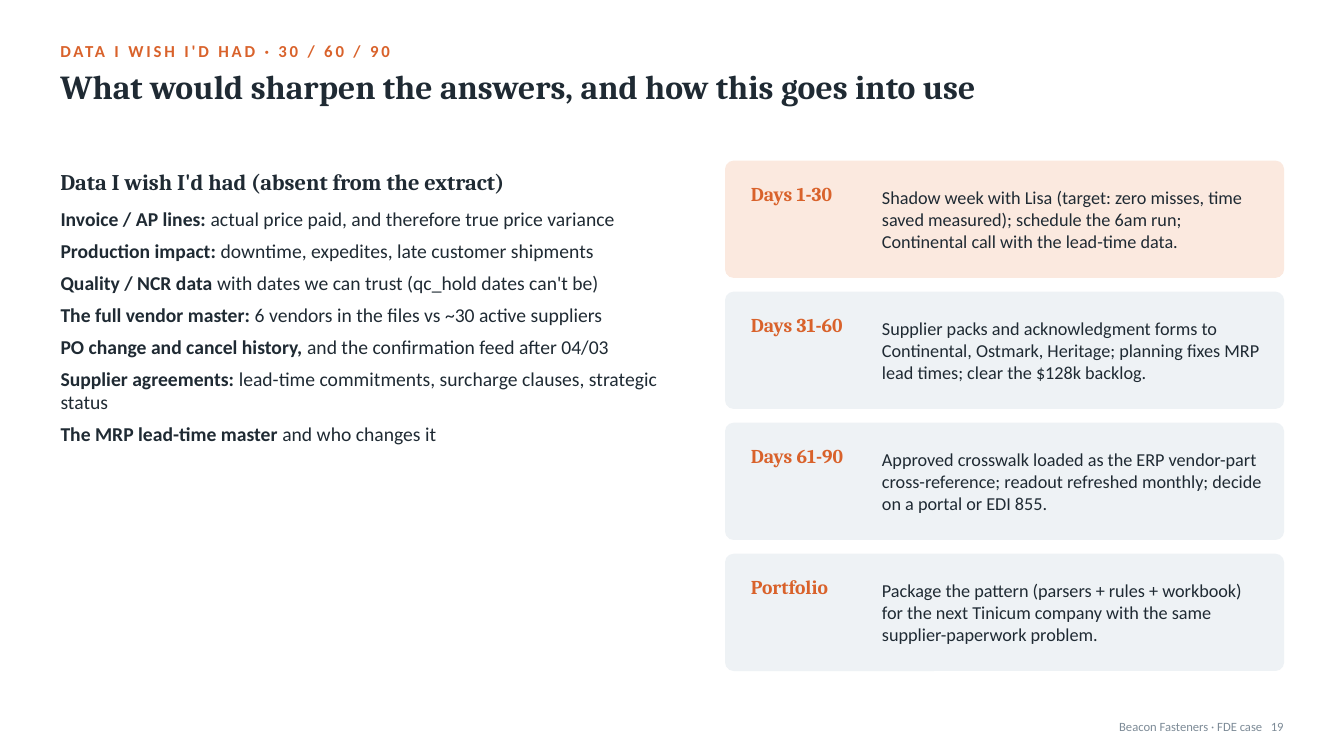
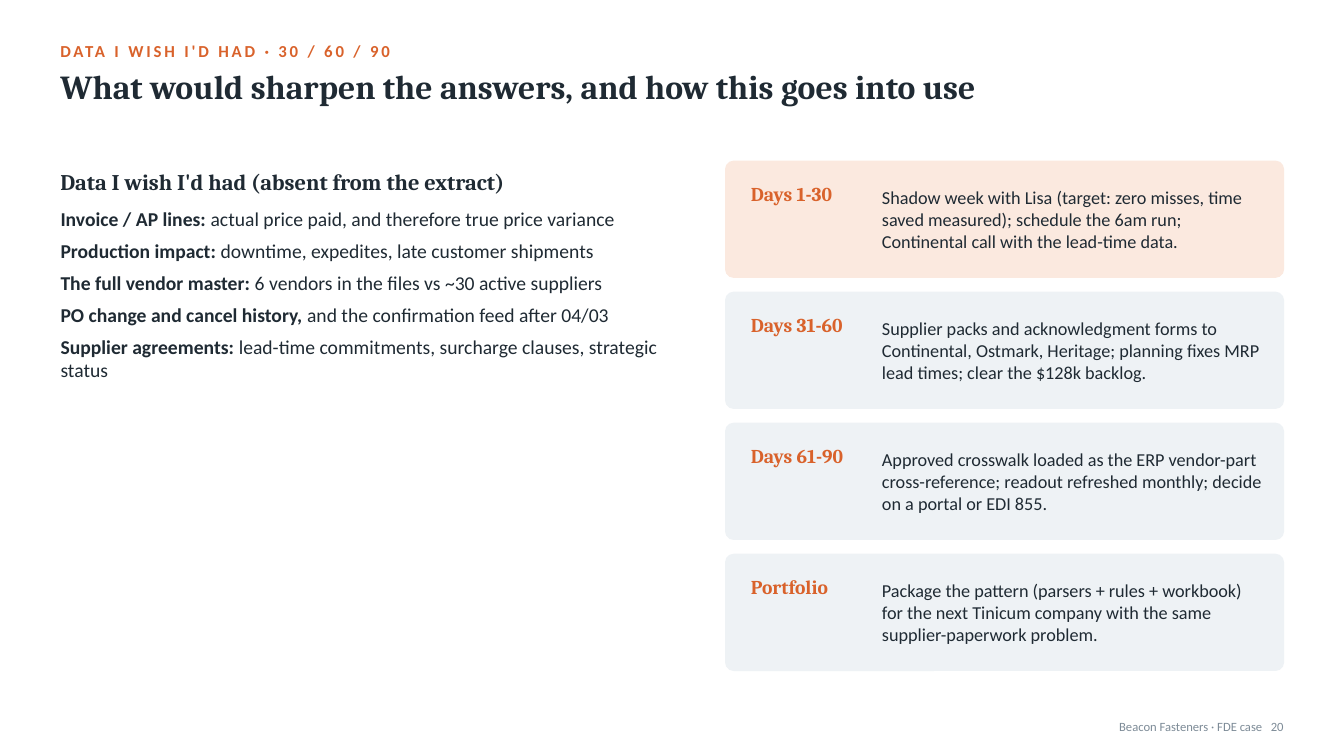
Before and after one commit to SmritaPandey/BeaconFasteners, a slide deck: slide 20 of Beacon Superday-Submission/presentation/Beacon_FDE_Casestudy.pptx (slide 19 before the commit). Drawn at 1344x756 pixels with LibreOffice and Linux fonts; fonts in the diff are those of the drawing. Boxes give left, top, right and bottom in pixels: in the first picture for what was removed or moved away, otherwise in the second. Text is boxed around its words. In the diff, an @@ line names an element or a change of style, - is before the commit and + after.

```diff
--- a/Beacon Superday-Submission/presentation/Beacon_FDE_Casestudy.pptx
+++ b/Beacon Superday-Submission/presentation/Beacon_FDE_Casestudy.pptx
@@ text at (x1=61, y1=276, x2=598, y2=293): paragraph removed @@
-• Quality / NCR data with dates we can trust (qc_hold dates can't be)
@@ text at (x1=61, y1=427, x2=436, y2=445): paragraph removed @@
-• The MRP lead-time master and who changes it
@@ text at (x1=1119, y1=723, x2=1284, y2=731): text changed @@
-Beacon Fasteners · FDE case 19
+Beacon Fasteners · FDE case 20
```
Also in this commit, not shown: 11 other slides changed, 1 slide added, 14 other files.
